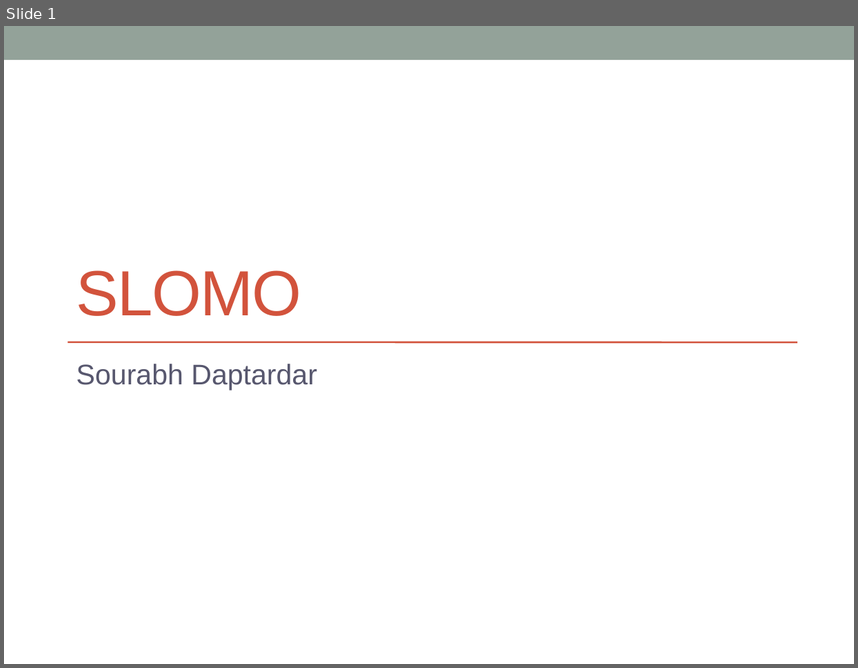
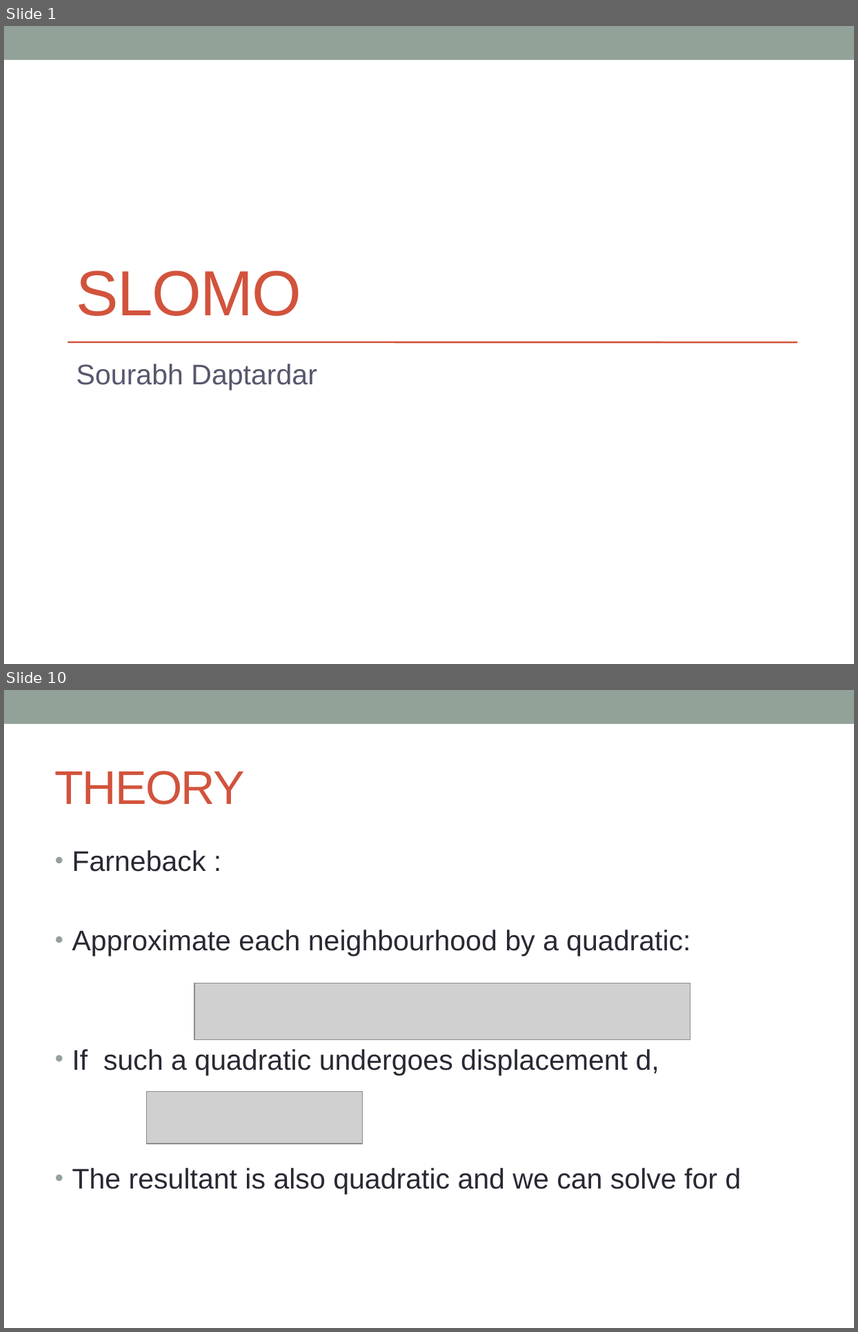
Before and after one commit to sourabhd/ProjPres, a slide deck: presentation/SloMo.pptx. Shown one above the other, each under a label of ours: slide 1 before the commit, slides 1 and 10 after it; the slides between them are not shown. The pictures are 858x668 and 858x1332 pixels, drawn with LibreOffice and Linux fonts; fonts in the diff are those of the drawing; grey boxes stand for pictures. Boxes give left, top, right and bottom in pixels: in the first picture for what was removed or moved away, otherwise in the second. Text is boxed around its words. In the diff, an @@ line names an element or a change of style, - is before the commit and + after.

```diff
--- a/presentation/SloMo.pptx
+++ b/presentation/SloMo.pptx
@@ slide 10 added at (4,690,854,1328), background #FFFFFF; not listed: 1 template element that a slide beside it also shows @@
@@ title added at (55,771,245,805), 40 pt, text #D2533C @@
+THEORY
@@ text added at (72,850,741,1194), 24 pt, text #292934 @@
+• Farneback :
+• Approximate each neighbourhood by a quadratic:
+• If such a quadratic undergoes displacement d,
+• The resultant is also quadratic and we can solve for d
@@ picture added at (194,983,690,1039) @@
@@ picture added at (146,1092,362,1143) @@
```
Also in this commit, not shown: 2 slides changed, 11 other slides added, 1 slide removed.
